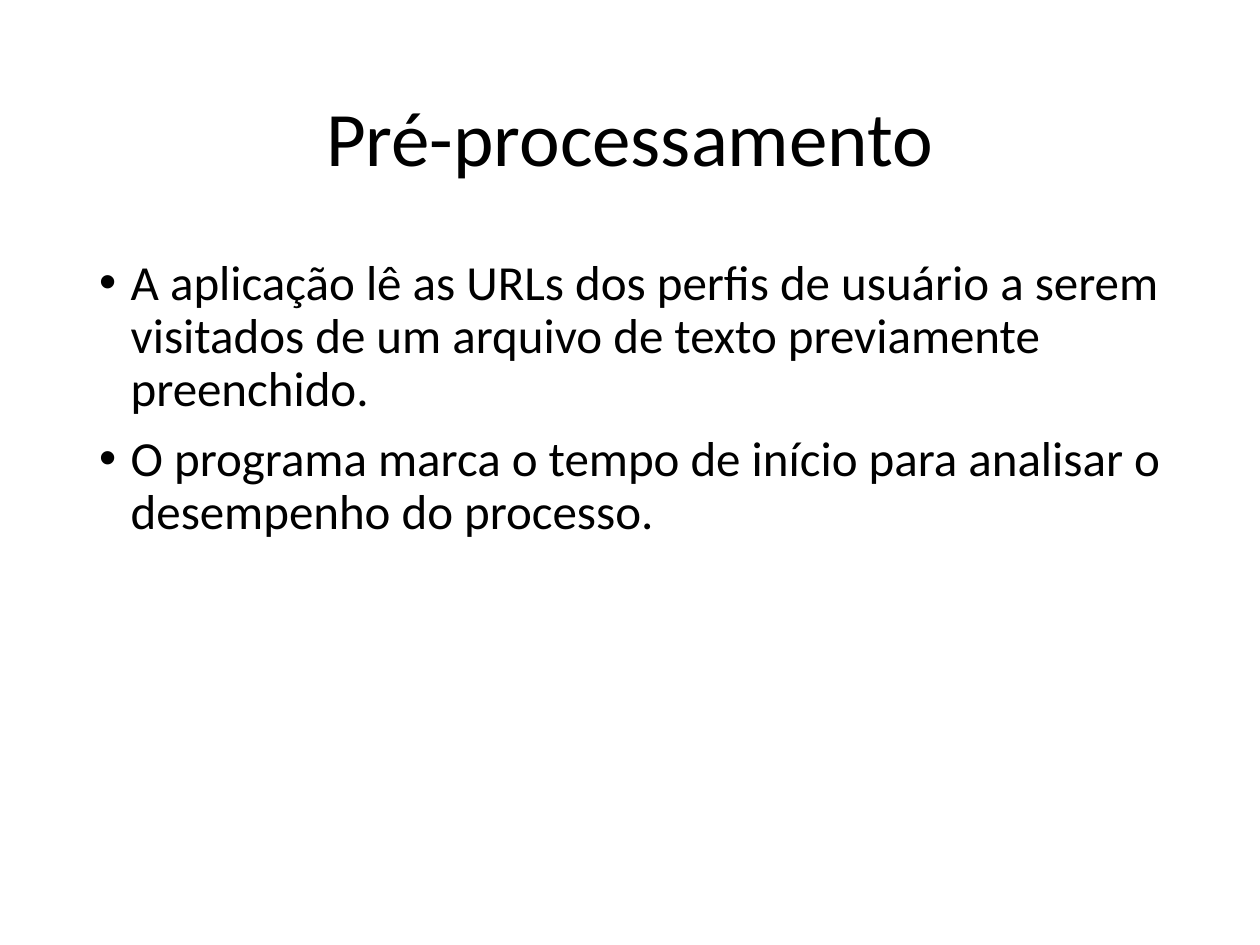
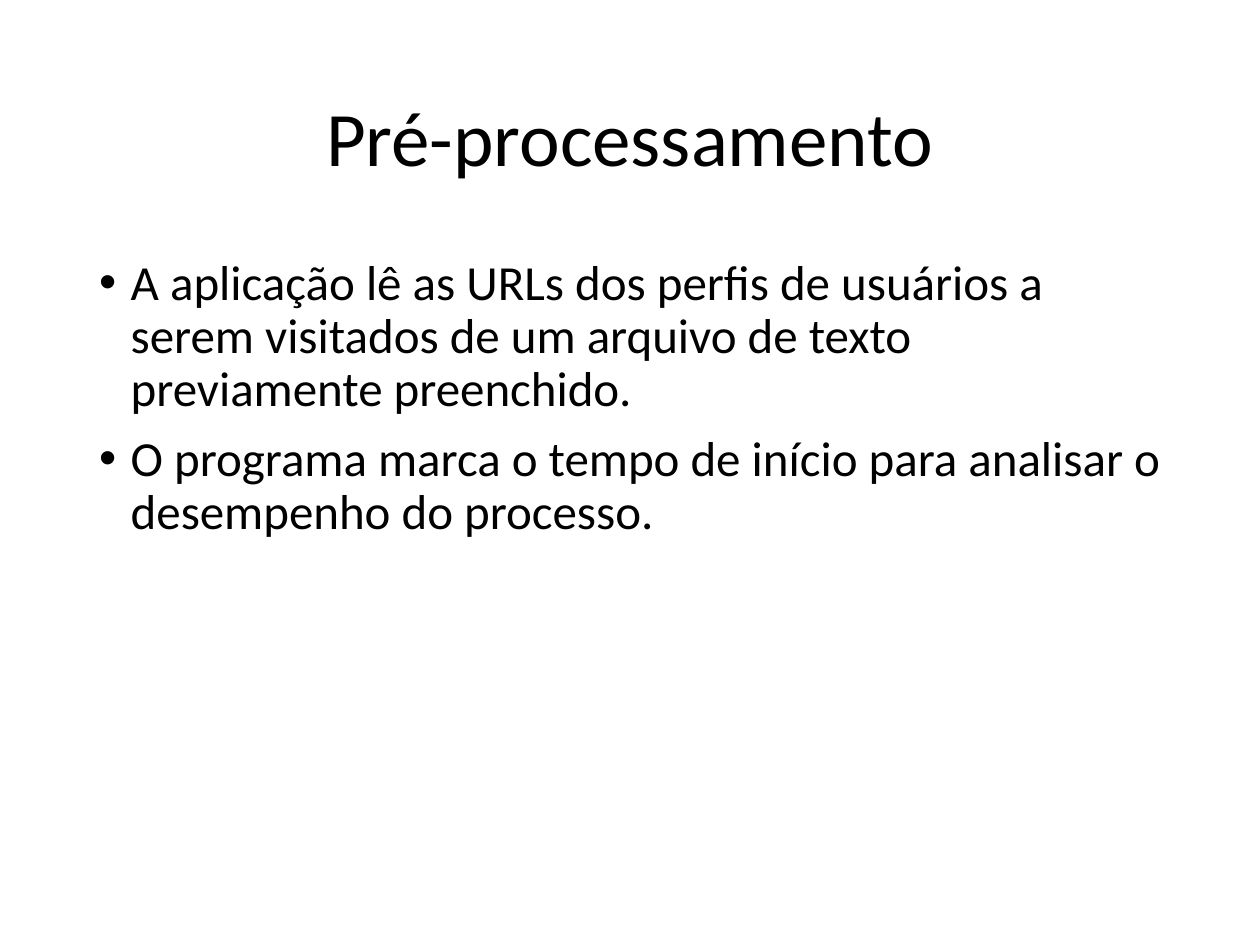
Before and after one commit to Baloes/stalker, a slide deck: slide 5 of Apresentação.pptx. Drawn at 1260x945 pixels with LibreOffice and Linux fonts; fonts in the diff are those of the drawing. Boxes give left, top, right and bottom in pixels: in the first picture for what was removed or moved away, otherwise in the second. Text is boxed around its words. In the diff, an @@ line names an element or a change of style, - is before the commit and + after.

```diff
--- a/Apresentação.pptx
+++ b/Apresentação.pptx
@@ text at (131, 266, 1042, 414): text changed @@
-• A aplicação lê as URLs dos perfis de usuário a serem visitados de um arquivo de texto previamente preenchido.
+• A aplicação lê as URLs dos perfis de usuários a serem visitados de um arquivo de texto previamente preenchido.
```
Also in this commit, not shown: 1 other slide changed, 4 other files.
